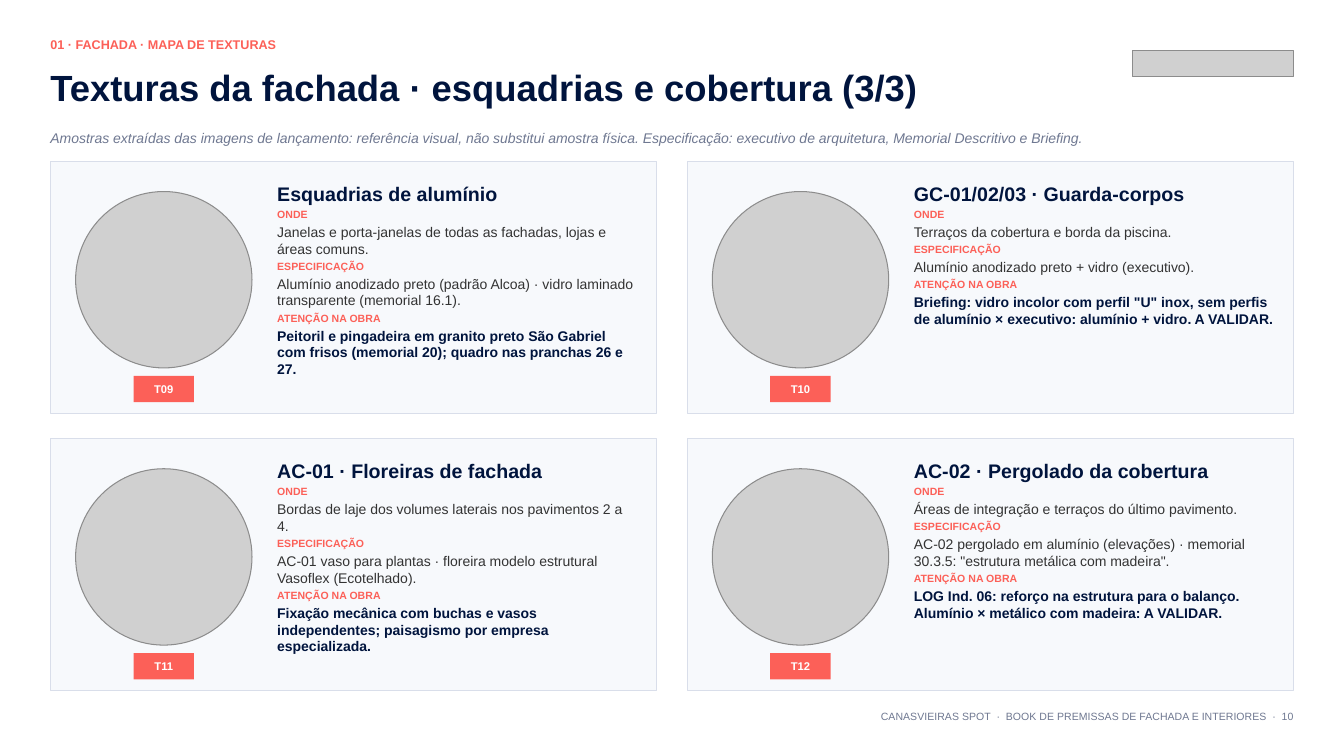
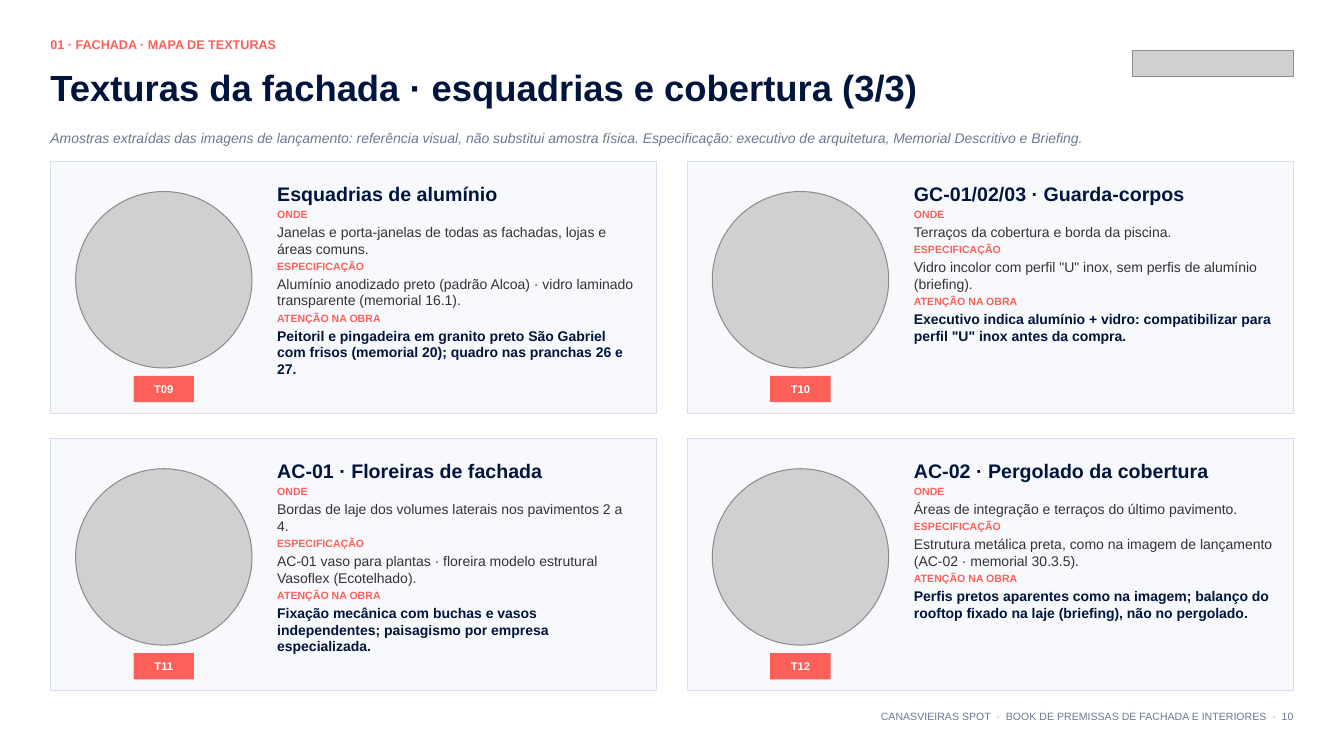
Before and after one commit to rachelsouto-source/book-premissas-template, a slide deck: slide 10 of books/CANASVIEIRAS_SPOT_Book_de_Premissas_v3.pptx. Drawn at 1344x756 pixels with LibreOffice and Linux fonts; fonts in the diff are those of the drawing; grey boxes stand for pictures; background and template pictures are left out. Boxes give left, top, right and bottom in pixels: in the first picture for what was removed or moved away, otherwise in the second. Text is boxed around its words. In the diff, an @@ line names an element or a change of style, - is before the commit and + after.

```diff
--- a/books/CANASVIEIRAS_SPOT_Book_de_Premissas_v3.pptx
+++ b/books/CANASVIEIRAS_SPOT_Book_de_Premissas_v3.pptx
@@ text at <box>914,261,1257,292</box>: text changed @@
-Alumínio anodizado preto + vidro (executivo).
+Vidro incolor com perfil "U" inox, sem perfis de alumínio (briefing).
@@ text at <box>914,313,1271,344</box>: text changed @@
-Briefing: vidro incolor com perfil "U" inox, sem perfis de alumínio × executivo: alumínio + vidro. A VALIDAR.
+Executivo indica alumínio + vidro: compatibilizar para perfil "U" inox antes da compra.
@@ text at <box>914,538,1272,569</box>: text changed @@
-AC-02 pergolado em alumínio (elevações) · memorial 30.3.5: "estrutura metálica com madeira".
+Estrutura metálica preta, como na imagem de lançamento (AC-02 · memorial 30.3.5).
@@ text at <box>914,591,1269,621</box>: text changed @@
-LOG Ind. 06: reforço na estrutura para o balanço. Alumínio × metálico com madeira: A VALIDAR.
+Perfis pretos aparentes como na imagem; balanço do rooftop fixado na laje (briefing), não no pergolado.
```
Also in this commit, not shown: 19 other slides changed, 3 other files.
